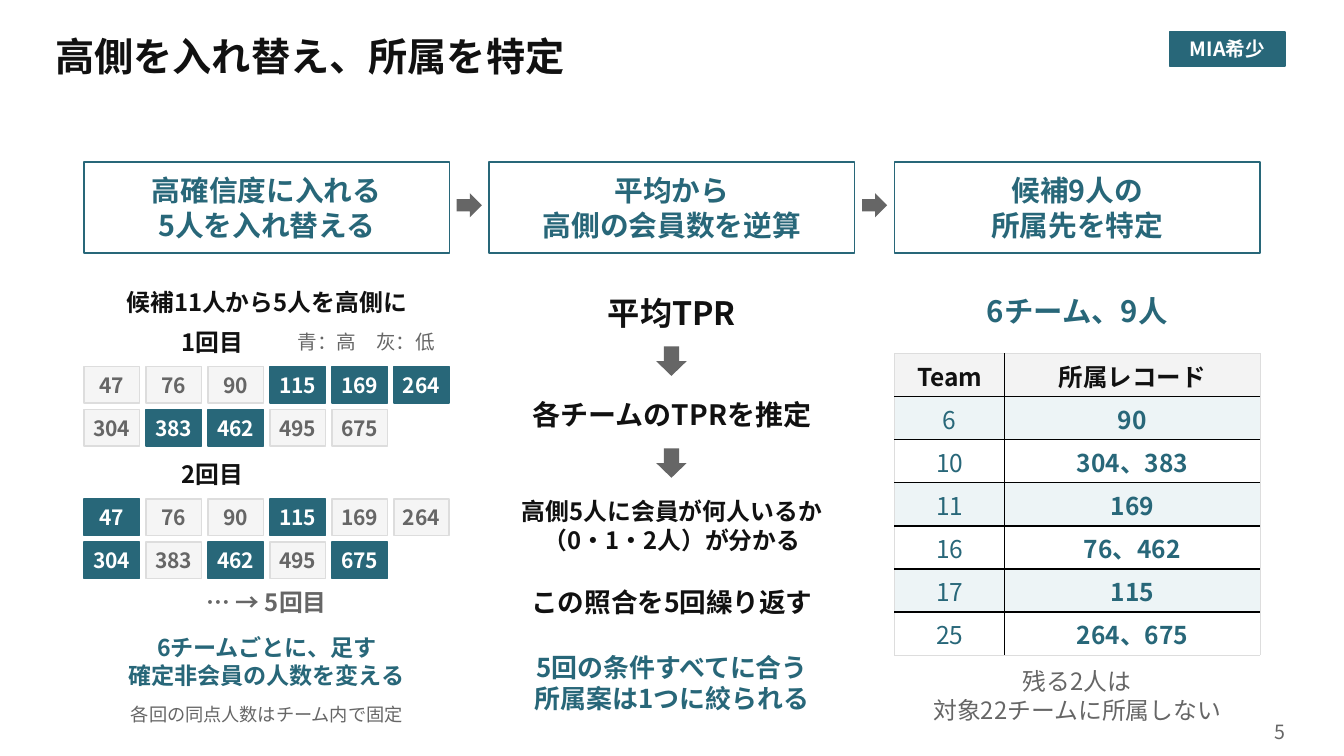
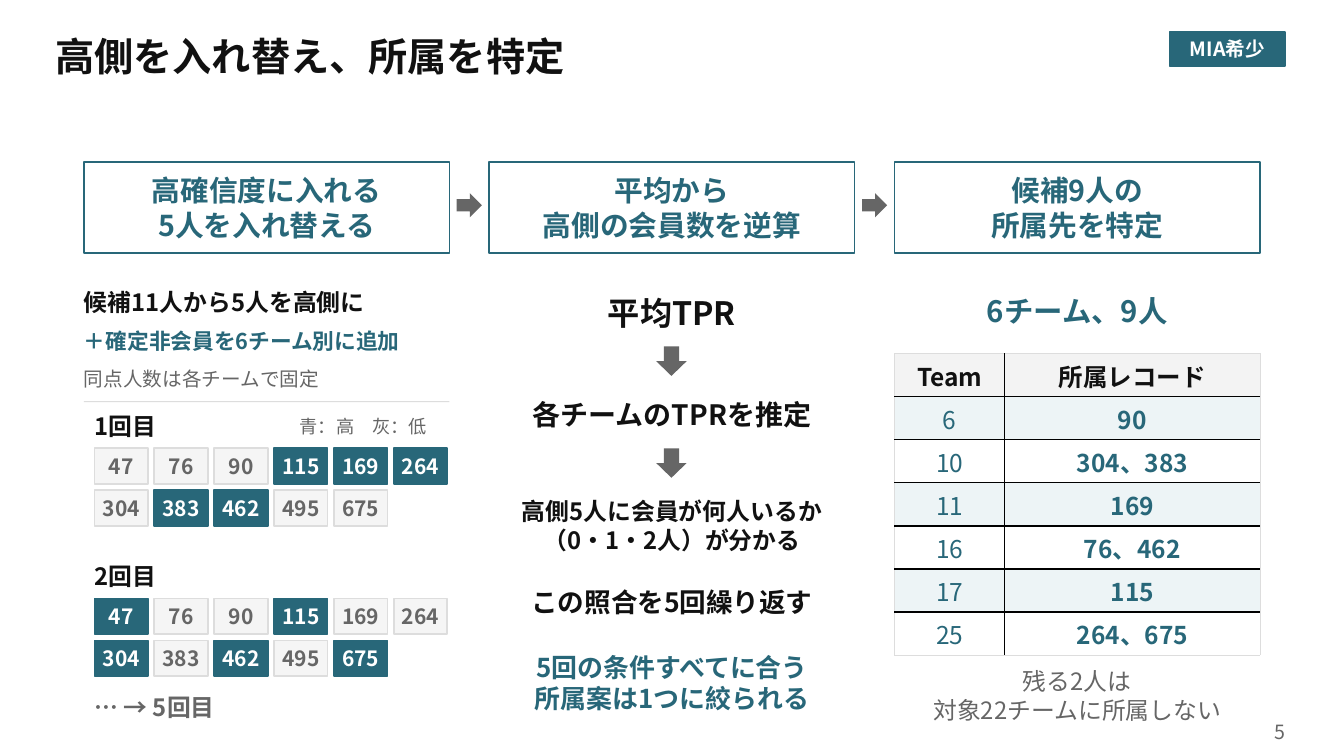
Before and after one commit to smsaku00/pwscup2026-sutehaji, a slide deck: slide 5 of 発表資料/Tashiro/MIA希少_Tashiro.pptx. Drawn at 1344x756 pixels with LibreOffice and Linux fonts; fonts in the diff are those of the drawing. Boxes give left, top, right and bottom in pixels: in the first picture for what was removed or moved away, otherwise in the second. Text is boxed around its words. In the diff, an @@ line names an element or a change of style, - is before the commit and + after.

```diff
--- a/発表資料/Tashiro/MIA希少_Tashiro.pptx
+++ b/発表資料/Tashiro/MIA希少_Tashiro.pptx
@@ text added at [84,330,400,351], 15.5 pt, text #286779, bold @@
+＋確定非会員を6チーム別に追加
@@ text at [84,369,319,388]: text changed; size 13 to 14 pt @@
-各回の同点人数はチーム内で固定
+同点人数は各チームで固定
@@ rectangle added at [84,401,449,402], fill #DDDDDD @@
@@ text "1回目": place and size @@
-text "1回目" at [182,331,244,353]
+text "1回目" at [94,415,156,437]
@@ text "青：高 灰：低": place and size @@
-text "青：高 灰：低" at [298,332,435,351]
+text "青：高 灰：低" at [300,418,427,435]
@@ text "青：高 灰：低" at [300,418,427,435]: size 14 to 13 pt @@
@@ 4 rectangles: place and size @@
-4 rectangles at [84,499,202,579]
+4 rectangles at [95,449,208,525]
@@ 4 rectangles: place and size @@
-4 rectangles at [208,499,326,579]
+4 rectangles at [214,449,328,525]
@@ 3 rectangles: place and size @@
-3 rectangles at [332,499,450,579]
+3 rectangles at [334,449,448,525]
@@ alignment centre to left in 4 elements at [84,290,365,313], [153,696,215,718], [94,415,156,437], [94,565,156,587] @@
@@ text "2回目": place and size @@
-text "2回目" at [182,463,244,485]
+text "2回目" at [94,565,156,587]
@@ text removed at [129,636,404,686] @@
-6チームごとに、足す
-確定非会員の人数を変える
@@ text colour #FFFFFF to #666666; fill #286779 to #F5F5F5; outline #286779 1.2 pt to #DDDDDD 1.2 pt in 6 elements at [334,490,387,525], [95,449,148,484], [95,490,148,525], [334,599,387,634], [394,599,448,634], [154,640,208,676] @@
@@ 4 rectangles: place and size @@
-4 rectangles at [84,367,202,446]
+4 rectangles at [95,599,208,676]
@@ 4 rectangles: place and size @@
-4 rectangles at [208,367,326,446]
+4 rectangles at [214,599,328,676]
@@ text colour #666666 to #FFFFFF; fill #F5F5F5 to #286779; outline #DDDDDD 1.2 pt to #286779 1.2 pt in 6 elements at [394,449,448,484], [334,449,387,484], [154,490,208,525], [95,599,148,634], [95,640,148,676], [334,640,387,676] @@
@@ 3 rectangles: place and size @@
-3 rectangles at [332,367,450,446]
+3 rectangles at [334,599,448,676]
@@ text "… → 5回目": place and size @@
-text "… → 5回目" at [265,591,327,613]
+text "… → 5回目" at [153,696,215,718]
```
Also in this commit, not shown: 4 other slides changed, 1 other file.
